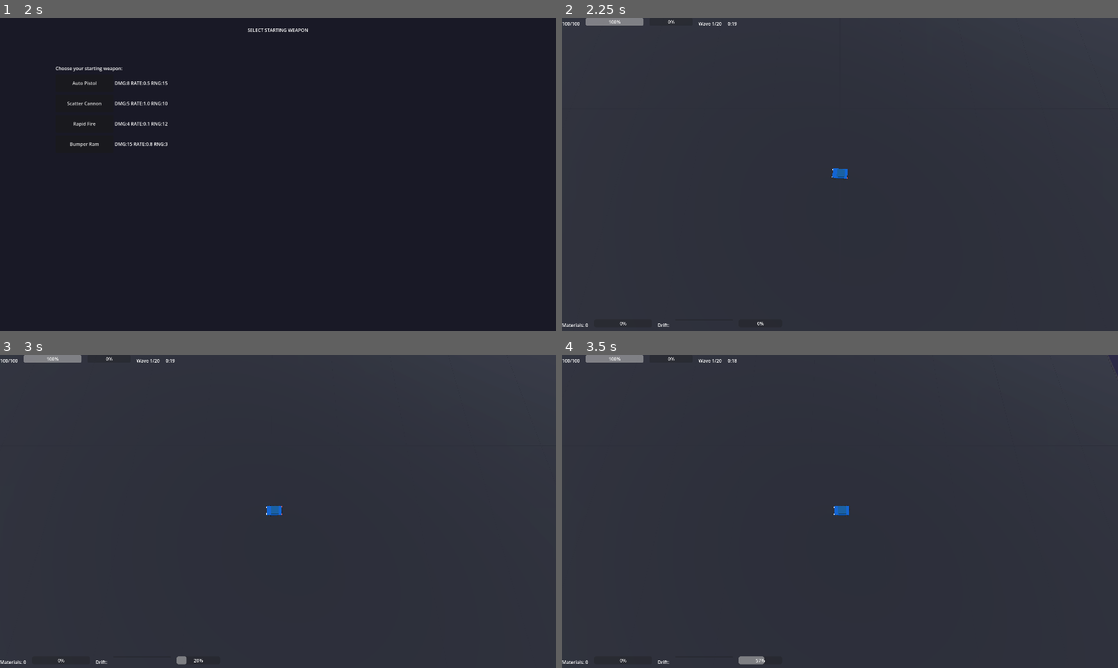
Above: before the commit, frames 1-4 (two rows, left to right).
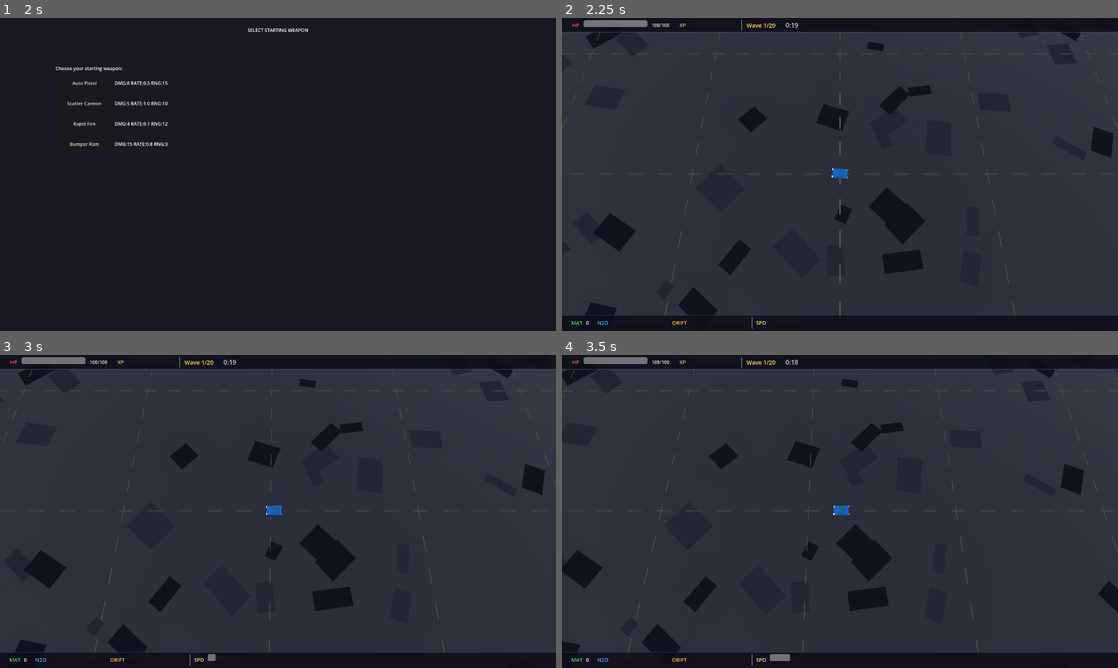
Above: after the commit, the same moments.

Repository: liuchangchangchang/drift-survivors
Game: Godot game, scene res://scenes/ui/main_menu.tscn
Same seed, same stepped clock (60 frames per second), same inputs: the game is played once before the commit and once after it.
Inputs (mouse positions are in pixels of both pictures, inside the frame that each line leads up to):
- Up to frame 1 (2 s): click "Start Game" at 0.5 s; click "Rookie Racer" at 1.25 s
- Up to frame 2 (2.25 s): click "Auto Pistol" at 2 s
- Up to frame 3 (3 s): tap Enter at 2.75 s; move the mouse to (400, 495) at 2.77 s; hold D (move_right) from 2.78 s (still down); hold Shift (drift) from 2.78 s (still down); click (400, 495) at 2.92 s
- Up to frame 4 (3.5 s): keep holding D (move_right); keep holding Shift (drift)

Frame 1 is identical in both runs. In frame 2, 13% of the frame differs, in the area x 0-100%, y 0-100%; in frame 3, 13%; in frame 4, 14%.

Commit message:
fix: boost drift physics, skidmarks, particles, UI, ground texture, MSAA
1. Boost+drift physics fix:
   When boosting AND drifting simultaneously, use drift_grip * 1.5
   instead of high grip (0.3). Car now slides properly during boost.

2. Skidmarks fixed to rear wheels:
   Read actual Wheel_2/Wheel_3 (RL/RR) global positions from Visuals
   node instead of computing offsets manually.

3. Boost exhaust much more visible:
   - Two exhaust pipes (left/right) with 60 particles each
   - Fire-colored (orange) with emissive billboard material
   - Higher velocity (12-22) and larger scale (0.3-0.8)
   - Emission energy x5 for glow effect

4. Drift sparks at both rear wheels:
   - Separate L/R spark emitters at wheel positions
   - Emissive billboard material with x4 emission energy
   - 3-stage color: orange → cyan → pink

5. UI redesign:
   - Dark semi-transparent panel backgrounds with blue border
   - Color-coded labels: HP(red) XP(green) Wave(gold) Timer(white)
   - Bottom bar: MAT(green) N2O(blue) DRIFT(orange) SPD(yellow)
   - Larger fonts, separators between sections, no percentage text

6. Ground texture:
   - Dashed road lane markings (yellow, every 30 units)
   - 80 random ground patches (dark/light variation) for asphalt feel
   - Asphalt material with high roughness

7. Anti-aliasing: MSAA 3D x2 enabled in project settings

Co-Authored-By: Claude Opus 4.6 (1M context) <noreply@anthropic.com>

Diff:
--- a/project.godot
+++ b/project.godot
@@ -88,3 +88,4 @@
 [rendering]
 
 renderer/rendering_method="gl_compatibility"
+anti_aliasing/quality/msaa_3d=2
--- a/scenes/game/hud.tscn
+++ b/scenes/game/hud.tscn
@@ -1,68 +1,168 @@
-[gd_scene load_steps=2 format=3]
+[gd_scene load_steps=4 format=3]
 
 [ext_resource type="Script" path="res://src/ui/hud.gd" id="1"]
+
+[sub_resource type="StyleBoxFlat" id="StyleBoxFlat_top"]
+bg_color = Color(0.05, 0.05, 0.1, 0.85)
+border_width_bottom = 2
+border_color = Color(0.2, 0.3, 0.5, 0.6)
+content_margin_left = 10.0
+content_margin_top = 8.0
+content_margin_right = 10.0
+content_margin_bottom = 8.0
+corner_radius_bottom_left = 4
+corner_radius_bottom_right = 4
+
+[sub_resource type="StyleBoxFlat" id="StyleBoxFlat_bottom"]
+bg_color = Color(0.05, 0.05, 0.1, 0.85)
+border_width_top = 2
+border_color = Color(0.2, 0.3, 0.5, 0.6)
+content_margin_left = 10.0
+content_margin_top = 8.0
+content_margin_right = 10.0
+content_margin_bottom = 8.0
+corner_radius_top_left = 4
+corner_radius_top_right = 4
 
 [node name="HUD" type="CanvasLayer"]
 layer = 10
 script = ExtResource("1")
 
-[node name="TopBar" type="HBoxContainer" parent="."]
+[node name="TopBar" type="PanelContainer" parent="."]
 anchors_preset = 10
 anchor_right = 1.0
-offset_bottom = 40.0
-theme_override_constants/separation = 20
+offset_bottom = 50.0
+theme_override_styles/panel = SubResource("StyleBoxFlat_top")
 
-[node name="HPLabel" type="Label" parent="TopBar"]
+[node name="HBox" type="HBoxContainer" parent="TopBar"]
 layout_mode = 2
-text = "HP: 100/100"
+theme_override_constants/separation = 15
 
-[node name="HPBar" type="ProgressBar" parent="TopBar"]
+[node name="Spacer1" type="Control" parent="TopBar/HBox"]
 layout_mode = 2
-custom_minimum_size = Vector2(200, 0)
+custom_minimum_size = Vector2(10, 0)
+
+[node name="HPIcon" type="Label" parent="TopBar/HBox"]
+layout_mode = 2
+theme_override_colors/font_color = Color(1, 0.3, 0.3, 1)
+theme_override_font_sizes/font_size = 18
+text = "HP"
+
+[node name="HPBar" type="ProgressBar" parent="TopBar/HBox"]
+layout_mode = 2
+custom_minimum_size = Vector2(220, 24)
 max_value = 100.0
 value = 100.0
+show_percentage = false
 
-[node name="XPBar" type="ProgressBar" parent="TopBar"]
+[node name="HPLabel" type="Label" parent="TopBar/HBox"]
 layout_mode = 2
-custom_minimum_size = Vector2(150, 0)
+theme_override_colors/font_color = Color(0.9, 0.9, 0.9, 1)
+theme_override_font_sizes/font_size = 16
+text = "100/100"
+
+[node name="Sep1" type="VSeparator" parent="TopBar/HBox"]
+layout_mode = 2
+
+[node name="XPIcon" type="Label" parent="TopBar/HBox"]
+layout_mode = 2
+theme_override_colors/font_color = Color(0.5, 0.9, 0.3, 1)
+theme_override_font_sizes/font_size = 18
+text = "XP"
+
+[node name="XPBar" type="ProgressBar" parent="TopBar/HBox"]
+layout_mode = 2
+custom_minimum_size = Vector2(160, 24)
 max_value = 100.0
+show_percentage = false
 
-[node name="WaveLabel" type="Label" parent="TopBar"]
+[node name="Sep2" type="VSeparator" parent="TopBar/HBox"]
 layout_mode = 2
+
+[node name="WaveLabel" type="Label" parent="TopBar/HBox"]
+layout_mode = 2
+theme_override_colors/font_color = Color(1, 0.85, 0.3, 1)
+theme_override_font_sizes/font_size = 20
 text = "Wave 1/20"
 
-[node name="TimerLabel" type="Label" parent="TopBar"]
+[node name="Sep3" type="VSeparator" parent="TopBar/HBox"]
 layout_mode = 2
-text = "0:20"
 
-[node name="BottomBar" type="HBoxContainer" parent="."]
+[node name="TimerLabel" type="Label" parent="TopBar/HBox"]
+layout_mode = 2
+theme_override_colors/font_color = Color(0.8, 0.8, 0.9, 1)
+theme_override_font_sizes/font_size = 22
+text = "0:30"
+
+[node name="BottomBar" type="PanelContainer" parent="."]
 anchors_preset = 12
 anchor_top = 1.0
 anchor_right = 1.0
 anchor_bottom = 1.0
-offset_top = -40.0
-theme_override_constants/separation = 20
+offset_top = -56.0
+theme_override_styles/panel = SubResource("StyleBoxFlat_bottom")
 
-[node name="MaterialLabel" type="Label" parent="BottomBar"]
+[node name="HBox" type="HBoxContainer" parent="BottomBar"]
 layout_mode = 2
-text = "Materials: 0"
+theme_override_constants/separation = 12
 
-[node name="NitroBar" type="ProgressBar" parent="BottomBar"]
+[node name="Spacer1" type="Control" parent="BottomBar/HBox"]
 layout_mode = 2
-custom_minimum_size = Vector2(200, 0)
-max_value = 100.0
+custom_minimum_size = Vector2(10, 0)
 
-[node name="DriftChargeLabel" type="Label" parent="BottomBar"]
+[node name="MatIcon" type="Label" parent="BottomBar/HBox"]
 layout_mode = 2
-text = "Drift:"
+theme_override_colors/font_color = Color(0.3, 0.9, 0.4, 1)
+theme_override_font_sizes/font_size = 18
+text = "MAT"
 
-[node name="DriftChargeBar" type="ProgressBar" parent="BottomBar"]
+[node name="MaterialLabel" type="Label" parent="BottomBar/HBox"]
 layout_mode = 2
-custom_minimum_size = Vector2(200, 0)
+theme_override_colors/font_color = Color(0.9, 0.9, 0.9, 1)
+theme_override_font_sizes/font_size = 18
+text = "0"
+
+[node name="Sep1" type="VSeparator" parent="BottomBar/HBox"]
+layout_mode = 2
+
+[node name="NitroIcon" type="Label" parent="BottomBar/HBox"]
+layout_mode = 2
+theme_override_colors/font_color = Color(0.3, 0.7, 1, 1)
+theme_override_font_sizes/font_size = 18
+text = "N2O"
+
+[node name="NitroBar" type="ProgressBar" parent="BottomBar/HBox"]
+layout_mode = 2
+custom_minimum_size = Vector2(180, 24)
 max_value = 100.0
 show_percentage = false
 
-[node name="SpeedBar" type="ProgressBar" parent="BottomBar"]
+[node name="Sep2" type="VSeparator" parent="BottomBar/HBox"]
 layout_mode = 2
-custom_minimum_size = Vector2(150, 0)
+
+[node name="DriftIcon" type="Label" parent="BottomBar/HBox"]
+layout_mode = 2
+theme_override_colors/font_color = Color(1, 0.7, 0.2, 1)
+theme_override_font_sizes/font_size = 18
+text = "DRIFT"
+
+[node name="DriftChargeBar" type="ProgressBar" parent="BottomBar/HBox"]
+layout_mode = 2
+custom_minimum_size = Vector2(200, 24)
 max_value = 100.0
+show_percentage = false
+
+[node name="Sep3" type="VSeparator" parent="BottomBar/HBox"]
+layout_mode = 2
+
+[node name="SpeedIcon" type="Label" parent="BottomBar/HBox"]
+layout_mode = 2
+theme_override_colors/font_color = Color(0.9, 0.9, 0.5, 1)
+theme_override_font_sizes/font_size = 18
+text = "SPD"
+
+[node name="SpeedBar" type="ProgressBar" parent="BottomBar/HBox"]
+layout_mode = 2
+custom_minimum_size = Vector2(120, 24)
+max_value = 100.0
+show_percentage = false
--- a/src/car/car_controller.gd
+++ b/src/car/car_controller.gd
@@ -61,12 +61,17 @@
 
 	if boost_power > 0:
 		current_accel = stats.base_accel * 2.5
-		current_grip = 0.3
 		boost_power -= delta
 		if boost_power <= 0:
 			boost_power = 0.0
-		# Drain nitro during boost
 		nitro.drain(delta)
+		if is_drifting:
+			# Boost + drift: keep drift slip but with boost speed
+			current_grip = stats.drift_grip * 1.5
+			current_friction = 0.993
+			turn_speed = stats.turn_speed_drift
+		else:
+			current_grip = 0.3
 	elif is_drifting:
 		current_accel = stats.base_accel * 0.6
 		current_grip = stats.drift_grip
--- a/src/car/skidmark_system.gd
+++ b/src/car/skidmark_system.gd
@@ -1,53 +1,44 @@
 class_name SkidmarkSystem
 extends Node3D
 ## Draws tire skidmarks on the ground during drift.
-## Creates flat dark quads behind the rear wheels.
+## Spawns dark quads at rear wheel world positions.
 
-const MAX_MARKS := 500
-const MARK_INTERVAL := 0.05  # Seconds between marks
-const MARK_WIDTH := 0.15
-const MARK_LENGTH := 0.6
-const MARK_Y := 0.02  # Slightly above ground to prevent z-fight
+const MAX_MARKS := 600
+const MARK_INTERVAL := 0.03  # Seconds between marks
+const MARK_WIDTH := 0.18
+const MARK_LENGTH := 0.5
+const MARK_Y := 0.015
 
 var _timer: float = 0.0
 var _mark_count: int = 0
 var _marks_container: Node3D
 var _mark_material: StandardMaterial3D
 
-# Rear wheel offsets relative to car center (local space)
-var left_wheel_offset := Vector3(-0.8, 0, 1.2)
-var right_wheel_offset := Vector3(0.8, 0, 1.2)
-
 func _ready() -> void:
 	_marks_container = Node3D.new()
 	_marks_container.name = "SkidMarks"
-	# Add to arena (not car) so marks stay in world space
 	call_deferred("_add_container_to_arena")
 
 	_mark_material = StandardMaterial3D.new()
-	_mark_material.albedo_color = Color(0.05, 0.05, 0.05, 0.7)
+	_mark_material.albedo_color = Color(0.02, 0.02, 0.02, 0.8)
 	_mark_material.transparency = BaseMaterial3D.TRANSPARENCY_ALPHA
 	_mark_material.shading_mode = BaseMaterial3D.SHADING_MODE_UNSHADED
-	_mark_material.no_depth_test = false
 
 func _add_container_to_arena() -> void:
-	var arena := _find_arena()
-	if arena:
-		arena.add_child(_marks_container)
-	else:
-		get_tree().current_scene.add_child(_marks_container)
-
-func _find_arena() -> Node:
 	var node: Node = get_parent()
 	while node:
 		if node.name == "GameArena":
-			return node
+			node.add_child(_marks_container)
+			return
 		node = node.get_parent()
-	return null
+	if is_inside_tree():
+		get_tree().current_scene.add_child(_marks_container)
 
 func _physics_process(delta: float) -> void:
 	var car := get_parent() as CarController
 	if not car or not car.is_alive or not car.is_drifting:
+		return
+	if car.velocity.length() < 2.0:
 		return
 
 	_timer += delta
@@ -55,18 +46,23 @@
 		return
 	_timer = 0.0
 
-	# Get car's visual rotation for wheel positions
-	var yaw := -car.visual_angle + PI / 2
-	var car_basis := Basis(Vector3.UP, yaw)
-	var car_pos := car.global_position
+	# Get rear wheel positions from the Visuals node
+	var visuals := car.get_node_or_null("Visuals")
+	if not visuals:
+		return
 
-	# Spawn marks at both rear wheels
-	_spawn_mark(car_pos + car_basis * left_wheel_offset, yaw)
-	_spawn_mark(car_pos + car_basis * right_wheel_offset, yaw)
+	# Rear wheels are Wheel_2 (RL) and Wheel_3 (RR) in Visuals
+	var rl := visuals.get_node_or_null("Wheel_2")
+	var rr := visuals.get_node_or_null("Wheel_3")
+	if not rl or not rr:
+		return
+
+	var yaw: float = visuals.rotation.y
+	_spawn_mark(rl.global_position, yaw)
+	_spawn_mark(rr.global_position, yaw)
 
 func _spawn_mark(world_pos: Vector3, yaw: float) -> void:
 	if _mark_count >= MAX_MARKS:
-		# Recycle oldest mark
 		var oldest := _marks_container.get_child(0)
 		oldest.global_position = Vector3(world_pos.x, MARK_Y, world_pos.z)
 		oldest.rotation.y = yaw
--- a/src/game/game_arena.gd
+++ b/src/game/game_arena.gd
@@ -76,25 +76,53 @@
 	mat.metallic = 0.0
 	ground.material_override = mat
 	add_child(ground)
-	# Sparse grid lines (every 15 units) for orientation
-	var grid_mat := StandardMaterial3D.new()
-	grid_mat.albedo_color = Color(0.18, 0.19, 0.23)
-	grid_mat.shading_mode = BaseMaterial3D.SHADING_MODE_UNSHADED
-	for i in range(0, int(ARENA_SIZE) + 1, 15):
-		var vline := MeshInstance3D.new()
-		var vbox := BoxMesh.new()
-		vbox.size = Vector3(0.04, 0.005, ARENA_SIZE)
-		vline.mesh = vbox
-		vline.position = Vector3(i, 0.005, ARENA_SIZE / 2)
-		vline.material_override = grid_mat
-		add_child(vline)
-		var hline := MeshInstance3D.new()
-		var hbox := BoxMesh.new()
-		hbox.size = Vector3(ARENA_SIZE, 0.005, 0.04)
-		hline.mesh = hbox
-		hline.position = Vector3(ARENA_SIZE / 2, 0.005, i)
-		hline.material_override = grid_mat
-		add_child(hline)
+	# Road lane markings (dashed center lines)
+	var lane_mat := StandardMaterial3D.new()
+	lane_mat.albedo_color = Color(0.35, 0.35, 0.25)
+	lane_mat.shading_mode = BaseMaterial3D.SHADING_MODE_UNSHADED
+	# Horizontal lanes every 30 units
+	for lane_z in range(15, int(ARENA_SIZE), 30):
+		for dash_x in range(2, int(ARENA_SIZE) - 2, 6):
+			var dash := MeshInstance3D.new()
+			var dash_mesh := BoxMesh.new()
+			dash_mesh.size = Vector3(3.0, 0.01, 0.12)
+			dash.mesh = dash_mesh
+			dash.position = Vector3(dash_x + 1.5, 0.008, lane_z)
+			dash.material_override = lane_mat
+			add_child(dash)
+	# Vertical lanes every 30 units
+	for lane_x in range(15, int(ARENA_SIZE), 30):
+		for dash_z in range(2, int(ARENA_SIZE) - 2, 6):
+			var dash := MeshInstance3D.new()
+			var dash_mesh := BoxMesh.new()
+			dash_mesh.size = Vector3(0.12, 0.01, 3.0)
+			dash.mesh = dash_mesh
+			dash.position = Vector3(lane_x, 0.008, dash_z + 1.5)
+			dash.material_override = lane_mat
+			add_child(dash)
+	# Ground detail patches (random subtle color variation)
+	var patch_mat_dark := StandardMaterial3D.new()
+	patch_mat_dark.albedo_color = Color(0.09, 0.10, 0.13)
+	patch_mat_dark.shading_mode = BaseMaterial3D.SHADING_MODE_UNSHADED
+	var patch_mat_light := StandardMaterial3D.new()
+	patch_mat_light.albedo_color = Color(0.15, 0.16, 0.20)
+	patch_mat_light.shading_mode = BaseMaterial3D.SHADING_MODE_UNSHADED
+	var rng := RandomNumberGenerator.new()
+	rng.seed = 42
+	for _i in 80:
+		var patch := MeshInstance3D.new()
+		var pmesh := BoxMesh.new()
+		var sz := rng.randf_range(2.0, 8.0)
+		pmesh.size = Vector3(sz, 0.005, rng.randf_range(2.0, 8.0))
+		patch.mesh = pmesh
+		patch.position = Vector3(
+			rng.randf_range(5, ARENA_SIZE - 5),
+			0.003,
+			rng.randf_range(5, ARENA_SIZE - 5)
+		)
+		patch.rotation.y = rng.randf_range(0, TAU)
+		patch.material_override = patch_mat_dark if rng.randf() > 0.5 else patch_mat_light
+		add_child(patch)
 
 func _setup_systems() -> void:
 	economy = EconomyManager.new()
@@ -250,52 +278,68 @@
 		wheel.name = "Wheel_%d" % i
 		visuals.add_child(wheel)
 
-	# --- Boost exhaust particles (rear) ---
-	var exhaust := GPUParticles3D.new()
-	exhaust.name = "BoostExhaust"
-	exhaust.emitting = false
-	exhaust.amount = 30
-	exhaust.lifetime = 0.4
-	exhaust.visibility_aabb = AABB(Vector3(-2, -1, -2), Vector3(4, 3, 4))
-	var exhaust_mat := ParticleProcessMaterial.new()
-	exhaust_mat.direction = Vector3(0, 0, 1)
-	exhaust_mat.spread = 15.0
-	exhaust_mat.initial_velocity_min = 8.0
-	exhaust_mat.initial_velocity_max = 15.0
-	exhaust_mat.gravity = Vector3(0, 2, 0)
-	exhaust_mat.scale_min = 0.2
-	exhaust_mat.scale_max = 0.5
-	exhaust_mat.color = Color(0.2, 0.6, 1.0)
-	exhaust.process_material = exhaust_mat
-	# Particle mesh
-	var exhaust_draw := QuadMesh.new()
-	exhaust_draw.size = Vector2(0.3, 0.3)
-	exhaust.draw_pass_1 = exhaust_draw
-	exhaust.position = Vector3(0, 0.3, 1.5)
-	visuals.add_child(exhaust)
-
-	# --- Drift sparks particles ---
-	var sparks := GPUParticles3D.new()
-	sparks.name = "DriftSparks"
-	sparks.emitting = false
-	sparks.amount = 20
-	sparks.lifetime = 0.3
-	sparks.visibility_aabb = AABB(Vector3(-3, -1, -3), Vector3(6, 3, 6))
-	var spark_mat := ParticleProcessMaterial.new()
-	spark_mat.direction = Vector3(0, 1, 0)
-	spark_mat.spread = 60.0
-	spark_mat.initial_velocity_min = 3.0
-	spark_mat.initial_velocity_max = 8.0
-	spark_mat.gravity = Vector3(0, -15, 0)
-	spark_mat.scale_min = 0.05
-	spark_mat.scale_max = 0.15
-	spark_mat.color = Color(1.0, 0.7, 0.2)
-	sparks.process_material = spark_mat
-	var spark_draw := QuadMesh.new()
-	spark_draw.size = Vector2(0.1, 0.1)
-	sparks.draw_pass_1 = spark_draw
-	sparks.position = Vector3(0, 0.15, 0.8)
-	visuals.add_child(sparks)
+	# --- Boost exhaust (two pipes, intense fire effect) ---
+	for pipe_x in [-0.5, 0.5]:
+		var exhaust := GPUParticles3D.new()
+		exhaust.name = "BoostExhaust_L" if pipe_x < 0 else "BoostExhaust_R"
+		exhaust.emitting = false
+		exhaust.amount = 60
+		exhaust.lifetime = 0.5
+		exhaust.speed_scale = 1.5
+		exhaust.visibility_aabb = AABB(Vector3(-5, -2, -5), Vector3(10, 5, 10))
+		var ex_mat := ParticleProcessMaterial.new()
+		ex_mat.direction = Vector3(0, 0.3, 1)
+		ex_mat.spread = 12.0
+		ex_mat.initial_velocity_min = 12.0
+		ex_mat.initial_velocity_max = 22.0
+		ex_mat.gravity = Vector3(0, 3, 0)
+		ex_mat.scale_min = 0.3
+		ex_mat.scale_max = 0.8
+		ex_mat.color = Color(1.0, 0.5, 0.1)
+		exhaust.process_material = ex_mat
+		var ex_draw_mat := StandardMaterial3D.new()
+		ex_draw_mat.albedo_color = Color(1.0, 0.6, 0.1)
+		ex_draw_mat.emission_enabled = true
+		ex_draw_mat.emission = Color(1.0, 0.4, 0.05)
+		ex_draw_mat.emission_energy_multiplier = 5.0
+		ex_draw_mat.billboard_mode = BaseMaterial3D.BILLBOARD_ENABLED
+		ex_draw_mat.transparency = BaseMaterial3D.TRANSPARENCY_ALPHA
+		var ex_draw := QuadMesh.new()
+		ex_draw.size = Vector2(0.5, 0.5)
+		ex_draw.material = ex_draw_mat
+		exhaust.draw_pass_1 = ex_draw
+		exhaust.position = Vector3(pipe_x, 0.25, 1.5)
+		visuals.add_child(exhaust)
+
+	# --- Drift sparks (both rear wheels) ---
+	for spark_x in [-0.9, 0.9]:
+		var sparks := GPUParticles3D.new()
+		sparks.name = "DriftSparks_L" if spark_x < 0 else "DriftSparks_R"
+		sparks.emitting = false
+		sparks.amount = 30
+		sparks.lifetime = 0.35
+		sparks.visibility_aabb = AABB(Vector3(-4, -2, -4), Vector3(8, 5, 8))
+		var sp_mat := ParticleProcessMaterial.new()
+		sp_mat.direction = Vector3(0, 1, 0)
+		sp_mat.spread = 50.0
+		sp_mat.initial_velocity_min = 4.0
+		sp_mat.initial_velocity_max = 10.0
+		sp_mat.gravity = Vector3(0, -20, 0)
+		sp_mat.scale_min = 0.04
+		sp_mat.scale_max = 0.12
+		sp_mat.color = Color(1.0, 0.7, 0.2)
+		sparks.process_material = sp_mat
+		var sp_draw_mat := StandardMaterial3D.new()
+		sp_draw_mat.emission_enabled = true
+		sp_draw_mat.emission = Color(1.0, 0.7, 0.2)
+		sp_draw_mat.emission_energy_multiplier = 4.0
+		sp_draw_mat.billboard_mode = BaseMaterial3D.BILLBOARD_ENABLED
+		var sp_draw := QuadMesh.new()
+		sp_draw.size = Vector2(0.08, 0.08)
+		sp_draw.material = sp_draw_mat
+		sparks.draw_pass_1 = sp_draw
+		sparks.position = Vector3(spark_x, 0.1, 0.9)
+		visuals.add_child(sparks)
 
 	car.add_child(visuals)
 
@@ -410,24 +454,29 @@
 			target_pitch = -0.12
 		body_wrap.rotation.x = lerpf(body_wrap.rotation.x, target_pitch, 6.0 * delta)
 
-	# --- Boost exhaust particles ---
-	var exhaust := visuals.get_node_or_null("BoostExhaust")
-	if exhaust and exhaust is GPUParticles3D:
-		exhaust.emitting = car.boost_power > 0
-
-	# --- Drift sparks ---
-	var sparks := visuals.get_node_or_null("DriftSparks")
-	if sparks and sparks is GPUParticles3D:
-		sparks.emitting = car.is_drifting and car.velocity.length() > 3.0
-		# Change spark color based on drift charge
-		if car.is_drifting and sparks.process_material is ParticleProcessMaterial:
-			var charge_norm := car.drift_charge / car.stats.max_charge
-			if charge_norm >= 1.0:
-				sparks.process_material.color = Color(1.0, 0.3, 0.8)  # Pink/purple = full
-			elif charge_norm >= 0.5:
-				sparks.process_material.color = Color(0.3, 0.8, 1.0)  # Cyan = half
-			else:
-				sparks.process_material.color = Color(1.0, 0.7, 0.2)  # Orange = default
+	# --- Boost exhaust particles (both pipes) ---
+	var is_boosting := car.boost_power > 0
+	for ex_name in ["BoostExhaust_L", "BoostExhaust_R"]:
+		var ex := visuals.get_node_or_null(ex_name)
+		if ex and ex is GPUParticles3D:
+			ex.emitting = is_boosting
+
+	# --- Drift sparks (both rear wheels) ---
+	var is_spark := car.is_drifting and car.velocity.length() > 3.0
+	var charge_norm := car.drift_charge / car.stats.max_charge if car.stats.max_charge > 0 else 0.0
+	var spark_color: Color
+	if charge_norm >= 1.0:
+		spark_color = Color(1.0, 0.2, 0.8)
+	elif charge_norm >= 0.5:
+		spark_color = Color(0.3, 0.8, 1.0)
+	else:
+		spark_color = Color(1.0, 0.7, 0.2)
+	for sp_name in ["DriftSparks_L", "DriftSparks_R"]:
+		var sp := visuals.get_node_or_null(sp_name)
+		if sp and sp is GPUParticles3D:
+			sp.emitting = is_spark
+			if is_spark and sp.process_material is ParticleProcessMaterial:
+				sp.process_material.color = spark_color
 
 func _on_wave_completed(_wave: int) -> void:
 	for drop in loot_spawner.active_drops.duplicate():
--- a/src/ui/hud.gd
+++ b/src/ui/hud.gd
@@ -1,15 +1,15 @@
 extends CanvasLayer
-## In-game HUD showing HP, wave timer, materials, nitro gauge, weapon slots.
+## In-game HUD with styled panels.
 
-@onready var hp_bar: ProgressBar = $TopBar/HPBar
-@onready var hp_label: Label = $TopBar/HPLabel
-@onready var wave_label: Label = $TopBar/WaveLabel
-@onready var timer_label: Label = $TopBar/TimerLabel
-@onready var material_label: Label = $BottomBar/MaterialLabel
-@onready var nitro_bar: ProgressBar = $BottomBar/NitroBar
-@onready var speed_bar: ProgressBar = $BottomBar/SpeedBar
-@onready var xp_bar: ProgressBar = $TopBar/XPBar
-@onready var drift_charge_bar: ProgressBar = $BottomBar/DriftChargeBar
+@onready var hp_bar: ProgressBar = $TopBar/HBox/HPBar
+@onready var hp_label: Label = $TopBar/HBox/HPLabel
+@onready var wave_label: Label = $TopBar/HBox/WaveLabel
+@onready var timer_label: Label = $TopBar/HBox/TimerLabel
+@onready var material_label: Label = $BottomBar/HBox/MaterialLabel
+@onready var nitro_bar: ProgressBar = $BottomBar/HBox/NitroBar
+@onready var speed_bar: ProgressBar = $BottomBar/HBox/SpeedBar
+@onready var xp_bar: ProgressBar = $TopBar/HBox/XPBar
+@onready var drift_charge_bar: ProgressBar = $BottomBar/HBox/DriftChargeBar
 
 func _ready() -> void:
 	EventBus.wave_started.connect(_on_wave_started)
@@ -38,7 +38,7 @@
 
 func _on_material_changed(total: int) -> void:
 	if material_label:
-		material_label.text = "Materials: %d" % total
+		material_label.text = "%d" % total
 
 func _on_nitro_changed(normalized: float) -> void:
 	if nitro_bar:
@@ -47,11 +47,10 @@
 func _on_drift_charge_changed(normalized: float) -> void:
 	if drift_charge_bar:
 		drift_charge_bar.value = normalized * 100.0
-		# Change color when fully charged
 		if normalized >= 1.0:
-			drift_charge_bar.modulate = Color(1.0, 0.8, 0.0)  # Gold when full
+			drift_charge_bar.modulate = Color(1.0, 0.8, 0.0)
 		elif normalized >= 0.5:
-			drift_charge_bar.modulate = Color(0.3, 0.8, 1.0)  # Cyan when half
+			drift_charge_bar.modulate = Color(0.3, 0.8, 1.0)
 		else:
 			drift_charge_bar.modulate = Color.WHITE
 
@@ -71,5 +70,4 @@
 		xp_bar.value = progress * 100.0
 
 func _update_hp() -> void:
-	# Will be called by game arena with actual car reference
 	pass
